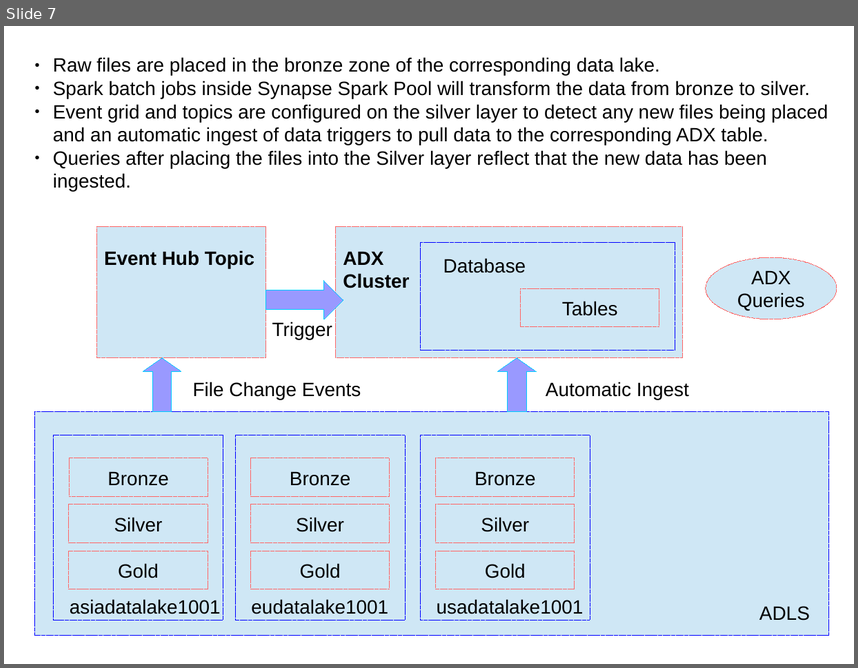
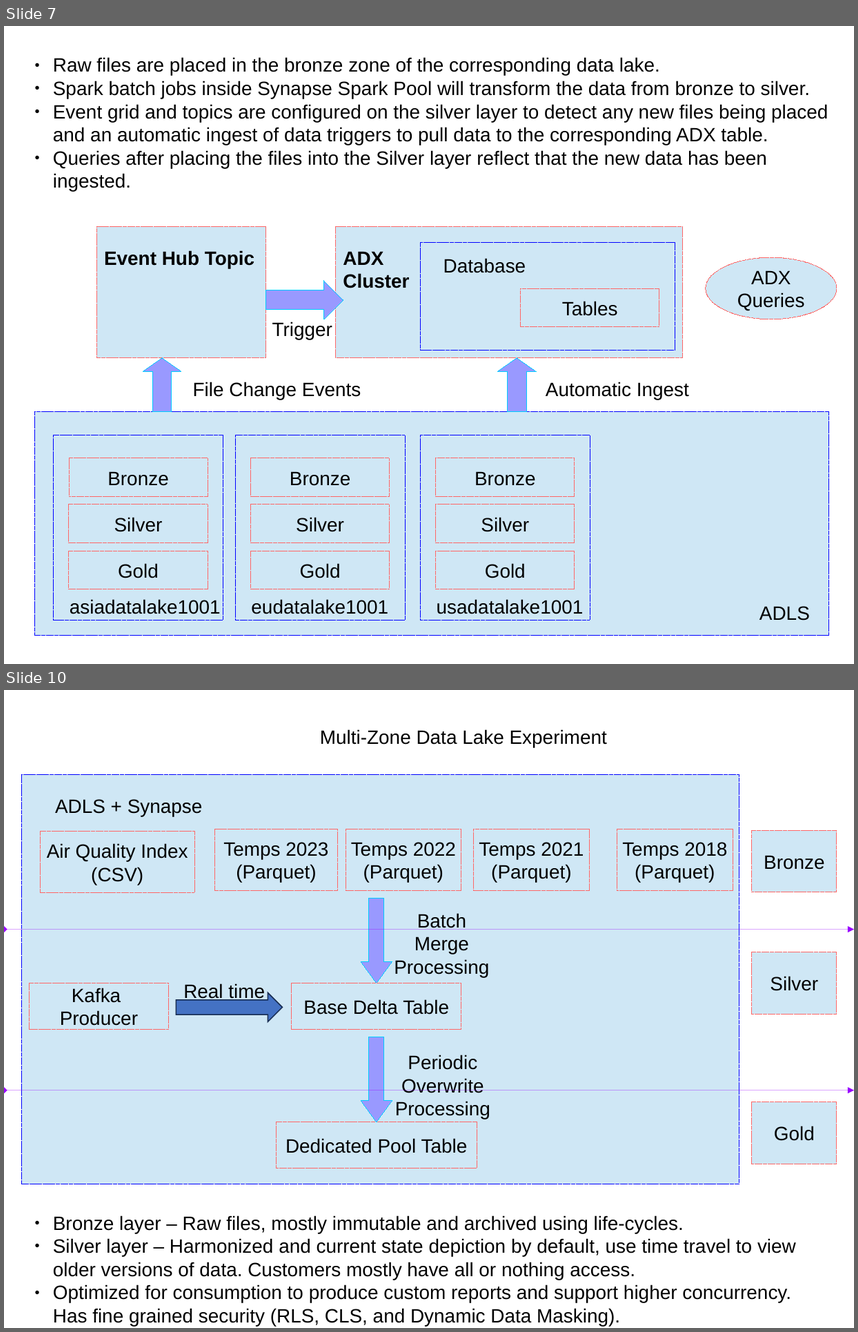
Before and after one commit to SowmyaVenky/AzureSynapseExperiments, a slide deck: Synapse_Setup.odp. Shown one above the other, each under a label of ours: slide 7 before the commit, slides 7 and 10 after it; the slides between them are not shown. The pictures are 858x668 and 858x1332 pixels, drawn with LibreOffice and Linux fonts; fonts in the diff are those of the drawing. Boxes give left, top, right and bottom in pixels: in the first picture for what was removed or moved away, otherwise in the second. Text is boxed around its words. In the diff, an @@ line names an element or a change of style, - is before the commit and + after.

Commit message:
added dedicated pool

```diff
--- a/Synapse_Setup.odp
+++ b/Synapse_Setup.odp
@@ slide 10 added at (4, 690, 854, 1328), background #FFFFFF @@
@@ text added at (320, 729, 607, 747), 18 pt, text #000000 @@
+Multi-Zone Data Lake Experiment
@@ freeform shape added at (22, 775, 739, 1183), fill #CFE7F5, outline #0000FF 0 pt @@
@@ text added at (55, 799, 203, 816), 18 pt, text #000000 @@
+ADLS + Synapse
@@ freeform shape added at (41, 831, 194, 893), fill #CFE7F5, outline #FF6666 0 pt, 18 pt, text #000000 @@
+Air Quality Index
+(CSV)
@@ freeform shape added at (214, 829, 338, 891), fill #CFE7F5, outline #FF6666 0 pt, 18 pt, text #000000 @@
+Temps 2023
+(Parquet)
@@ freeform shape added at (346, 829, 461, 891), fill #CFE7F5, outline #FF6666 0 pt, 18 pt, text #000000 @@
+Temps 2022
+(Parquet)
@@ freeform shape added at (474, 829, 590, 891), fill #CFE7F5, outline #FF6666 0 pt, 18 pt, text #000000 @@
+Temps 2021
+(Parquet)
@@ freeform shape added at (617, 829, 733, 891), fill #CFE7F5, outline #FF6666 0 pt, 18 pt, text #000000 @@
+Temps 2018
+(Parquet)
@@ freeform shape added at (752, 830, 837, 892), fill #CFE7F5, outline #FF6666 0 pt, 18 pt, text #000000 @@
+Bronze
@@ down arrow added at (361, 898, 392, 983), fill #9999FF, outline #00CCFF 0 pt @@
@@ text added at (394, 913, 489, 977), 18 pt, text #000000 @@
+Batch
+Merge
+Processing
@@ double arrow added from (4, 929) to (854, 929), #9900FF 0 pt @@
@@ freeform shape added at (752, 952, 837, 1014), fill #CFE7F5, outline #FF6666 0 pt, 18 pt, text #000000 @@
+Silver
@@ freeform shape added at (30, 983, 168, 1029), fill #CFE7F5, outline #FF6666 0 pt, 18 pt, text #000000 @@
+Kafka
+Producer
@@ freeform shape added at (176, 992, 283, 1022), fill #4472C4, outline #172C51 0.99 pt @@
@@ text added at (183, 983, 265, 1002), 18 pt, text #000000 @@
+Real time
@@ freeform shape added at (292, 983, 461, 1029), fill #CFE7F5, outline #FF6666 0 pt, 18 pt, text #000000 @@
+Base Delta Table
@@ down arrow added at (361, 1037, 392, 1122), fill #9999FF, outline #00CCFF 0 pt @@
@@ text added at (395, 1054, 490, 1119), 18 pt, text #000000 @@
+Periodic
+Overwrite
+Processing
@@ double arrow added from (4, 1090) to (854, 1090), #9900FF 0 pt @@
@@ freeform shape added at (752, 1102, 837, 1163), fill #CFE7F5, outline #FF6666 0 pt, 18 pt, text #000000 @@
+Gold
@@ freeform shape added at (277, 1122, 477, 1168), fill #CFE7F5, outline #FF6666 0 pt, 18 pt, text #000000 @@
+Dedicated Pool Table
@@ text added at (53, 1215, 796, 1325), 18 pt, text #000000 @@
+● Bronze layer – Raw files, mostly immutable and archived using life-cycles.
+● Silver layer – Harmonized and current state depiction by default, use time travel to view older versions of data. Customers mostly have all or nothing access.
+● Optimized for consumption to produce custom reports and support higher concurrency. Has fine grained security (RLS, CLS, and Dynamic Data Masking).
```
Also in this commit, not shown: 2 slides changed, 4 other files.
